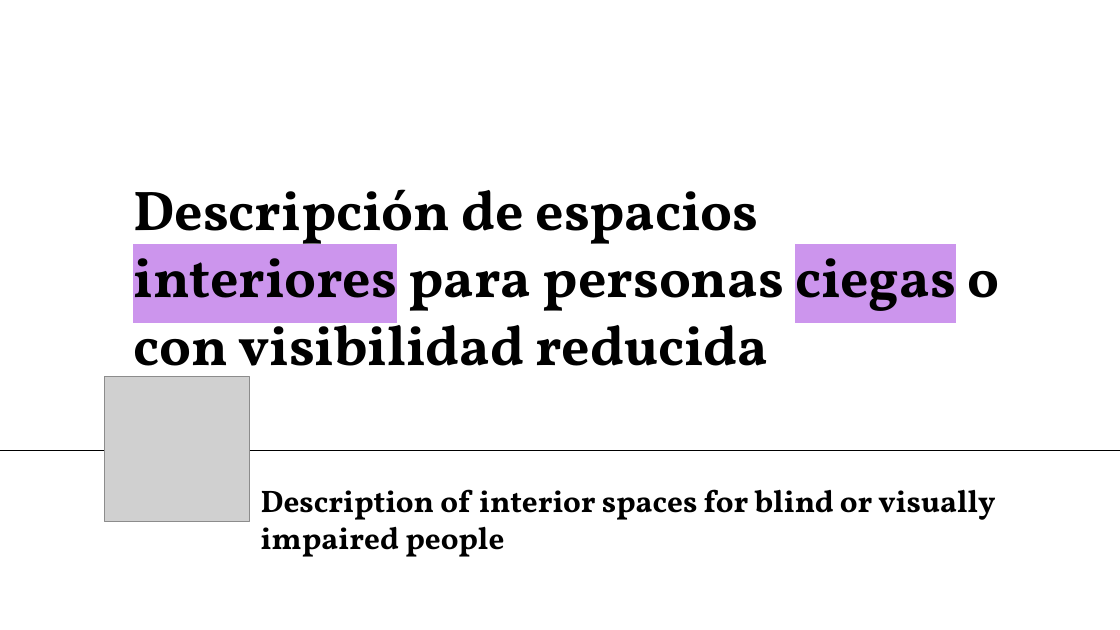
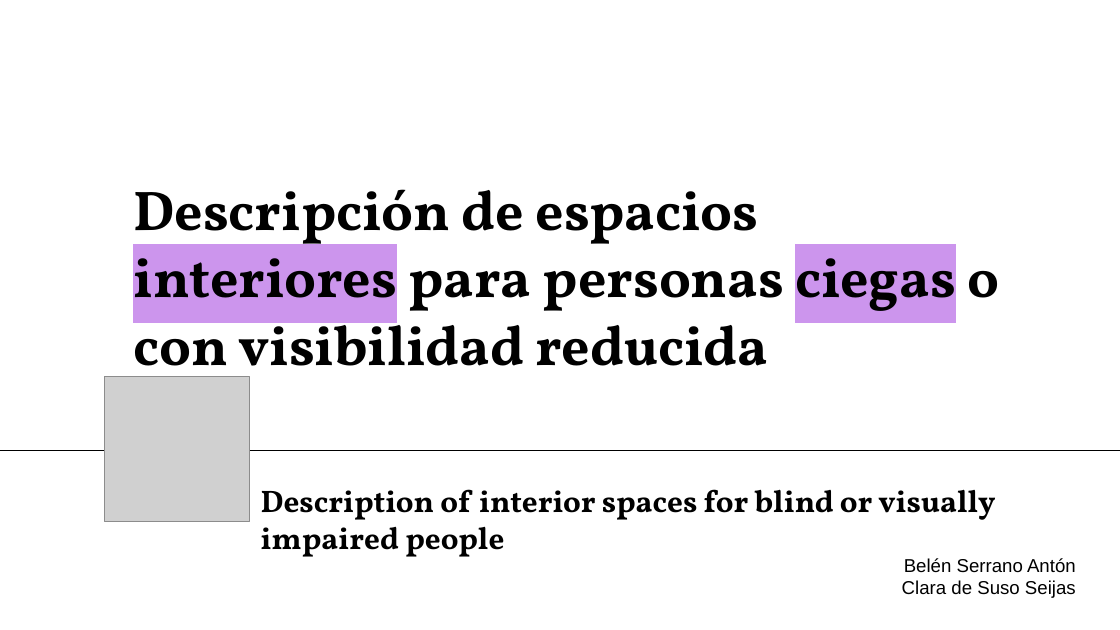
Before and after one commit to NILGroup/TFG-1920-DiscapacidadVisual, a slide deck: slide 1 of Defensa/Viola · SlidesCarnival_DiaposBelen.pptx. Drawn at 1120x630 pixels with LibreOffice and Linux fonts; fonts in the diff are those of the drawing; grey boxes stand for pictures. Boxes give left, top, right and bottom in pixels: in the first picture for what was removed or moved away, otherwise in the second. Text is boxed around its words. In the diff, an @@ line names an element or a change of style, - is before the commit and + after.

Commit message:
presentación belén: traspas + guion

```diff
--- a/Defensa/Viola · SlidesCarnival_DiaposBelen.pptx
+++ b/Defensa/Viola · SlidesCarnival_DiaposBelen.pptx
@@ text added at [902,558,1076,598], 12 pt, text #000000 @@
+Belén Serrano Antón
+Clara de Suso Seijas
```
Also in this commit, not shown: 9 other slides changed, 6 slides added, 1 other file.
